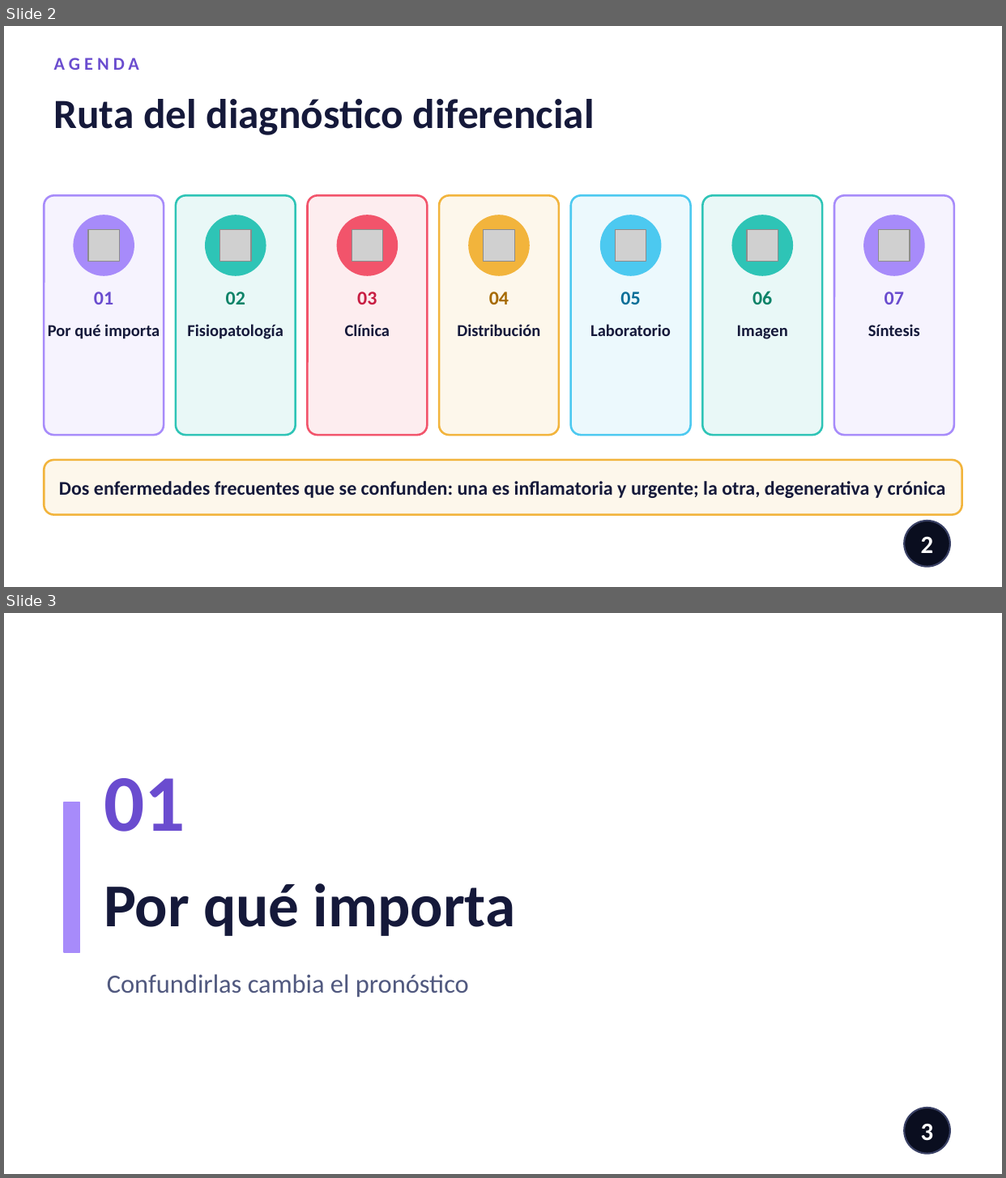
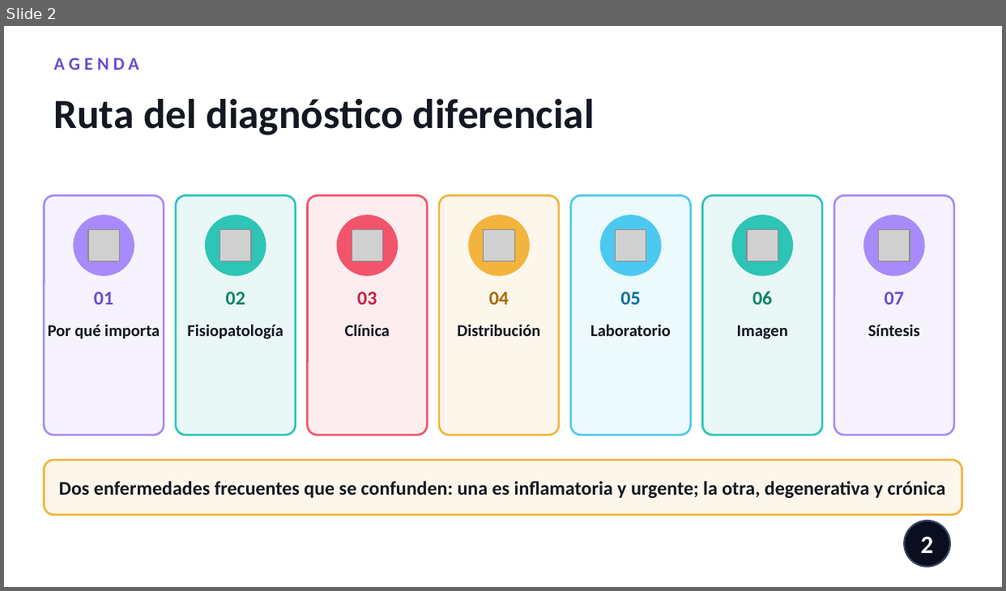
Before and after one commit to nestor120512/nes, a slide deck: Dx_AR_vs_artrosis.pptx. Shown one above the other, each under a label of ours: slides 2 and 3 before the commit, slide 2 after it. The pictures are 1006x1178 and 1006x591 pixels, drawn with LibreOffice and Linux fonts; fonts in the diff are those of the drawing; grey boxes stand for pictures. Boxes give left, top, right and bottom in pixels: in the first picture for what was removed or moved away, otherwise in the second. Text is boxed around its words. In the diff, an @@ line names an element or a change of style, - is before the commit and + after.

```diff
--- a/Dx_AR_vs_artrosis.pptx
+++ b/Dx_AR_vs_artrosis.pptx
@@ slide 3 removed at bbox=[4, 613, 1002, 1174], background #FFFFFF @@
@@ text removed at bbox=[104, 778, 185, 832] @@
-01
@@ rectangle removed at bbox=[64, 803, 80, 952] @@
@@ text removed at bbox=[104, 884, 516, 936] @@
-Por qué importa
@@ text removed at bbox=[107, 974, 469, 998] @@
-Confundirlas cambia el pronóstico
@@ ellipse removed at bbox=[904, 1108, 950, 1154] @@
@@ page number removed at bbox=[921, 1123, 934, 1141] @@
-3
@@ slide 2 changed as well @@
@@ text colour #15193A to #141821 in 9 elements at bbox=[54, 99, 594, 135], bbox=[48, 324, 160, 339], bbox=[187, 324, 283, 339], bbox=[345, 324, 390, 336], bbox=[457, 324, 540, 336], bbox=[590, 324, 671, 336], bbox=[737, 325, 788, 339], bbox=[868, 324, 920, 336], bbox=[59, 481, 946, 498] @@
```
Also in this commit, not shown: 28 other slides changed, 3 slides added, 7 other slides removed.
